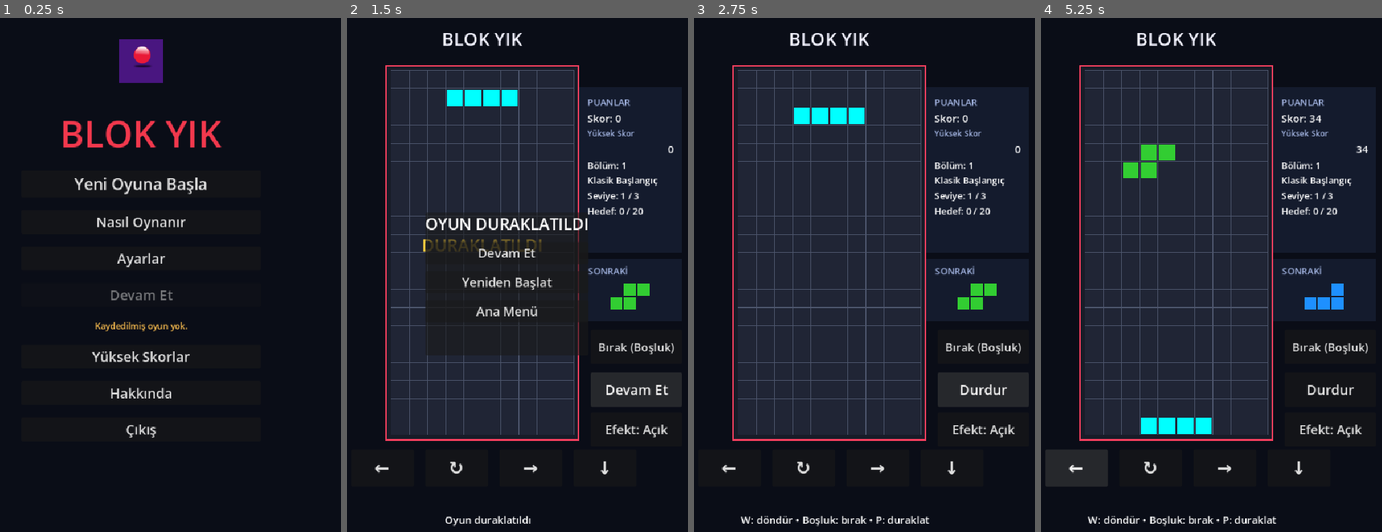
Above: before the commit, frames 1-4 (left to right).
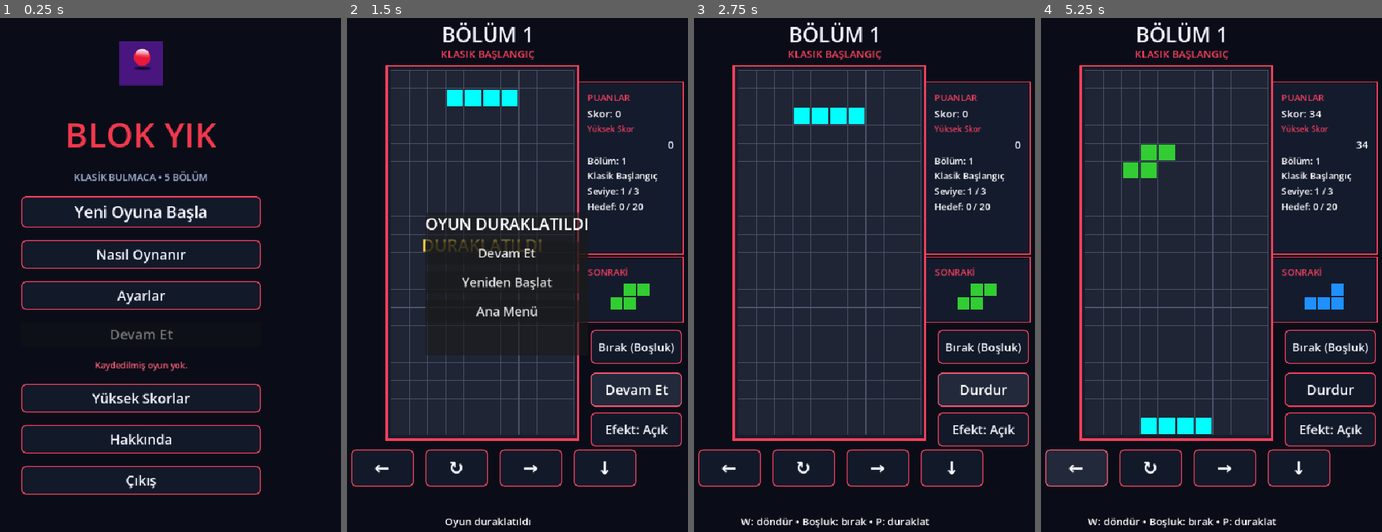
Above: after the commit, the same moments.

Repository: TTaskesen/BlokYik
Game: Godot game, scene res://scenes/AnaMenu.tscn
The game is run twice, just before and just after one commit, with the same random seed, the same clock (stepped at 60 frames per second) and the same inputs. Sound files missing from this copy of the repository are replaced by a short silence.
Inputs:
- Up to frame 1 (0.25 s): no input
- Up to frame 2 (1.5 s): click "Yeni Oyuna Başla" at 0.5 s; click "Durdur" at 1.25 s
- Up to frame 3 (2.75 s): click "Devam Et" at 2 s
- Up to frame 4 (5.25 s): click "Bırak (Boşluk)" at 2.75 s; click "Efekt: Açık" at 3.5 s; click "Efekt: Kapalı" at 4.25 s; click "←" at 5 s

The runs differ from the first frame. In frame 1, 7.9% of the frame differs, in the area x 6-77%, y 4-93%; in frame 2, 5.0%; in frame 3, 5.3%; in frame 4, 5.4%.

Commit message:
[Blok Yık] [v0.1.4] Menü ve bölüm temalarını yeniledim
Menü ve oyun ekranlarını bölüm temalarına göre yeniden stillendirdim. Android splash için Blok Yık logosunu PNG olarak ekledim. Değişken gölgeleme uyarısını temizledim ve Godot editör taramasını doğruladım.

Diff:
--- a/project.godot
+++ b/project.godot
@@ -13,6 +13,9 @@
 config/name="Blok Yık"
 run/main_scene="res://scenes/AnaMenu.tscn"
 config/features=PackedStringArray("4.7", "Mobile")
+boot_splash/bg_color=Color(0.02, 0.03, 0.08, 1)
+boot_splash/stretch_mode=0
+boot_splash/image="res://splash_logo.png"
 config/icon="res://icon.svg"
 
 [autoload]
--- a/scenes/AnaMenu.tscn
+++ b/scenes/AnaMenu.tscn
@@ -52,8 +52,15 @@
 [node name="Baslik" type="Label" parent="GuvenliAlan/IcerikKaydirici/Ortala/Panel" unique_id=1078363240]
 layout_mode = 2
 theme_override_colors/font_color = Color(0.95, 0.22, 0.3, 1)
-theme_override_font_sizes/font_size = 64
+theme_override_font_sizes/font_size = 60
 text = "BLOK YIK"
+horizontal_alignment = 1
+
+[node name="AltBaslik" type="Label" parent="GuvenliAlan/IcerikKaydirici/Ortala/Panel"]
+layout_mode = 2
+theme_override_colors/font_color = Color(0.65, 0.72, 0.9, 1)
+theme_override_font_sizes/font_size = 17
+text = "KLASİK BULMACA • 5 BÖLÜM"
 horizontal_alignment = 1
 
 [node name="Basla" type="Button" parent="GuvenliAlan/IcerikKaydirici/Ortala/Panel" unique_id=1788764221]
--- a/scenes/BlokYikOyun.tscn
+++ b/scenes/BlokYikOyun.tscn
@@ -33,19 +33,30 @@
 
 [node name="Baslik" type="Label" parent="Arayuz"]
 layout_mode = 0
-offset_left = 190.0
-offset_top = 22.0
-offset_right = 510.0
-offset_bottom = 70.0
+offset_left = 100.0
+offset_top = 12.0
+offset_right = 620.0
+offset_bottom = 62.0
 theme_override_colors/font_color = Color(0.95, 0.95, 1, 1)
-theme_override_font_sizes/font_size = 32
-text = "BLOK YIK"
+theme_override_font_sizes/font_size = 36
+text = "BÖLÜM 1"
+horizontal_alignment = 1
+
+[node name="BaslikAlt" type="Label" parent="Arayuz"]
+layout_mode = 0
+offset_left = 100.0
+offset_top = 58.0
+offset_right = 620.0
+offset_bottom = 88.0
+theme_override_colors/font_color = Color(0.956863, 0.247059, 0.368627, 1)
+theme_override_font_sizes/font_size = 18
+text = "KLASİK BAŞLANGIÇ"
 horizontal_alignment = 1
 
 [node name="BilgiPaneli" type="ColorRect" parent="Arayuz"]
 layout_mode = 0
 offset_left = 520.0
-offset_top = 130.0
+offset_top = 122.0
 offset_right = 700.0
 offset_bottom = 420.0
 color = Color(0.08, 0.11, 0.18, 1)
@@ -124,7 +135,7 @@
 [node name="SonrakiBaslik" type="Label" parent="Arayuz"]
 layout_mode = 0
 offset_left = 535.0
-offset_top = 440.0
+offset_top = 442.0
 offset_right = 685.0
 offset_bottom = 468.0
 theme_override_colors/font_color = Color(0.65, 0.72, 0.9, 1)
@@ -134,7 +145,7 @@
 [node name="Durum" type="Label" parent="Arayuz"]
 layout_mode = 0
 offset_left = 80.0
-offset_top = 875.0
+offset_top = 878.0
 offset_right = 640.0
 offset_bottom = 915.0
 theme_override_font_sizes/font_size = 18
--- a/scripts/ana_menu.gd
+++ b/scripts/ana_menu.gd
@@ -17,6 +17,7 @@
 
 func _ready() -> void:
 	kayit_yoneticisi = OyunKayitYoneticisi.new(kayit_yolu)
+	ana_menu_stilini_uygula()
 	cikis_butonu.visible = not mobil_platform_mu()
 	cikis_modalini_goster(false)
 	$CikisOnayi/Icerik/Evet.pressed.connect(_uygulamadan_cik)
@@ -26,6 +27,7 @@
 	resized.connect(ana_menu_yerlesimini_guncelle)
 	ana_menu_yerlesimini_guncelle()
 	devam_et_durumunu_guncelle()
+	queue_redraw()
 
 func _on_basla_pressed() -> void:
 	# Yeni oyun eski devam durumunu asla yanlışlıkla kullanmaz.
@@ -97,7 +99,7 @@
 	menu_paneli.custom_minimum_size.x = minf(420.0, kullanilabilir_genislik)
 	if mobil_platform_mu():
 		menu_paneli.add_theme_constant_override("separation", 14)
-		menu_paneli.get_node("Baslik").add_theme_font_size_override("font_size", 52)
+		menu_paneli.get_node("Baslik").add_theme_font_size_override("font_size", 50)
 	ortala.custom_minimum_size = Vector2(
 		kullanilabilir_genislik,
 		maxf(icerik_kaydirici.size.y, menu_paneli.get_combined_minimum_size().y)
@@ -117,6 +119,52 @@
 	cikis_onayi.set_anchors_preset(Control.PRESET_TOP_LEFT)
 	cikis_onayi.position = guvenli_dikdortgen.get_center() - onay_boyutu * 0.5
 	cikis_onayi.size = onay_boyutu
+	queue_redraw()
+
+func ana_menu_stilini_uygula() -> void:
+	var vurgu := Color("f43f5e")
+	var panel_rengi := Color("141b2d")
+	var normal := stil_kutusu(panel_rengi.darkened(0.08), vurgu, 2)
+	var hover := stil_kutusu(panel_rengi.lightened(0.08), vurgu.lightened(0.1), 2)
+	var basili := stil_kutusu(panel_rengi.lightened(0.16), vurgu, 3)
+	for buton in [
+		$GuvenliAlan/IcerikKaydirici/Ortala/Panel/Basla,
+		$GuvenliAlan/IcerikKaydirici/Ortala/Panel/NasilOynanir,
+		$GuvenliAlan/IcerikKaydirici/Ortala/Panel/Ayarlar,
+		$GuvenliAlan/IcerikKaydirici/Ortala/Panel/DevamEt,
+		$GuvenliAlan/IcerikKaydirici/Ortala/Panel/YuksekSkorlar,
+		$GuvenliAlan/IcerikKaydirici/Ortala/Panel/Hakkinda,
+		$GuvenliAlan/IcerikKaydirici/Ortala/Panel/Cikis,
+		$CikisOnayi/Icerik/Evet,
+		$CikisOnayi/Icerik/Vazgec,
+	]:
+		buton.add_theme_stylebox_override("normal", normal)
+		buton.add_theme_stylebox_override("hover", hover)
+		buton.add_theme_stylebox_override("pressed", basili)
+		buton.add_theme_stylebox_override("focus", basili)
+		buton.add_theme_color_override("font_color", Color("f5f7ff"))
+		buton.add_theme_color_override("font_hover_color", Color("ffffff"))
+	$GuvenliAlan/IcerikKaydirici/Ortala/Panel/KayitDurumu.add_theme_color_override("font_color", vurgu.lightened(0.15))
+	$GuvenliAlan/IcerikKaydirici/Ortala/Panel/AltBaslik.add_theme_color_override("font_color", Color("a6b4d9"))
+
+func stil_kutusu(arka_plan: Color, kenar: Color, kenar_genisligi: int) -> StyleBoxFlat:
+	var stil := StyleBoxFlat.new()
+	stil.bg_color = arka_plan
+	stil.border_color = kenar
+	stil.set_border_width_all(kenar_genisligi)
+	stil.set_corner_radius_all(8)
+	stil.content_margin_left = 14.0
+	stil.content_margin_right = 14.0
+	stil.content_margin_top = 8.0
+	stil.content_margin_bottom = 8.0
+	return stil
+
+func _draw() -> void:
+	if not is_instance_valid(menu_paneli) or menu_paneli.size == Vector2.ZERO:
+		return
+	var panel_rect := menu_paneli.get_global_rect().grow(18.0)
+	draw_rect(panel_rect, Color(0.078, 0.106, 0.176, 0.92), true)
+	draw_rect(panel_rect, Color("f43f5e"), false, 2.0)
 
 func _guvenli_alan_bosluklarini_guncelle() -> void:
 	var sol := 24.0
--- a/scripts/atomik_dosya_yardimcisi.gd
+++ b/scripts/atomik_dosya_yardimcisi.gd
@@ -48,13 +48,13 @@
 		return hedef
 	var yedek := yedek_yol(hedef)
 	if bool(dogrulayici.call(yedek)):
-		var gecici := gecici_yol(hedef)
-		if not DirAccess.dir_exists_absolute(gecici):
-			_dosyayi_sil(gecici)
-			if dosyayi_kopyala(yedek, gecici) and bool(dogrulayici.call(gecici)) and dosyayi_degistir(gecici, hedef) and bool(dogrulayici.call(hedef)):
+		var yedekten_gecici := gecici_yol(hedef)
+		if not DirAccess.dir_exists_absolute(yedekten_gecici):
+			_dosyayi_sil(yedekten_gecici)
+			if dosyayi_kopyala(yedek, yedekten_gecici) and bool(dogrulayici.call(yedekten_gecici)) and dosyayi_degistir(yedekten_gecici, hedef) and bool(dogrulayici.call(hedef)):
 				gecici_artiklari_temizle(hedef)
 				return hedef
-			_dosyayi_sil(gecici)
+			_dosyayi_sil(yedekten_gecici)
 		return yedek
 	var gecici := gecici_yol(hedef)
 	if bool(dogrulayici.call(gecici)) and dosyayi_degistir(gecici, hedef) and bool(dogrulayici.call(hedef)):
--- a/scripts/blok_yik_oyun_sahnesi.gd
+++ b/scripts/blok_yik_oyun_sahnesi.gd
@@ -39,6 +39,8 @@
 @onready var bolum_etiketi: Label = $Arayuz/BilgiPaneli/Kenar/Icerik/Bolum
 @onready var alt_seviye_etiketi: Label = $Arayuz/BilgiPaneli/Kenar/Icerik/AltSeviye
 @onready var satir_etiketi: Label = $Arayuz/BilgiPaneli/Kenar/Icerik/Satir
+@onready var baslik_etiketi: Label = $Arayuz/Baslik
+@onready var baslik_alt_etiketi: Label = $Arayuz/BaslikAlt
 @onready var durum_etiketi: Label = $Arayuz/Durum
 @onready var oyun_bitti_paneli: PanelContainer = $Arayuz/OyunBitti
 @onready var duraklatma_etiketi: Label = $Arayuz/Duraklatildi
@@ -251,6 +253,8 @@
 		oyunu_kaydet()
 
 func arayuzu_guncelle() -> void:
+	baslik_etiketi.text = "BÖLÜM %d" % skor_yoneticisi.ana_level
+	baslik_alt_etiketi.text = guncel_level_adi.to_upper()
 	skor_etiketi.text = "Skor: %d" % skor_yoneticisi.skor
 	yuksek_skor_etiketi.text = str(skor_yoneticisi.yuksek_skor)
 	bolum_etiketi.text = "Bölüm: %d\n%s" % [skor_yoneticisi.ana_level, guncel_level_adi]
@@ -319,9 +323,38 @@
 	$ArkaPlan.color = ayar.arka_plan
 	$Arayuz/BilgiPaneli.color = ayar.panel
 	$Arayuz/SonrakiPaneli.color = ayar.panel
+	arayuz_stilini_uygula()
 	seviye_gecis_etiketi.add_theme_color_override("font_color", tema_vurgu_rengi)
 	arayuzu_guncelle()
 	queue_redraw()
+
+func arayuz_stilini_uygula() -> void:
+	baslik_alt_etiketi.add_theme_color_override("font_color", tema_vurgu_rengi)
+	$Arayuz/BilgiPaneli/Kenar/Icerik/Puanlar.add_theme_color_override("font_color", tema_vurgu_rengi)
+	$Arayuz/BilgiPaneli/Kenar/Icerik/YuksekSkorBaslik.add_theme_color_override("font_color", tema_vurgu_rengi)
+	$Arayuz/SonrakiBaslik.add_theme_color_override("font_color", tema_vurgu_rengi)
+	var normal := stil_kutusu($Arayuz/BilgiPaneli.color.darkened(0.08), tema_vurgu_rengi, 2)
+	var hover := stil_kutusu($Arayuz/BilgiPaneli.color.lightened(0.06), tema_vurgu_rengi.lightened(0.12), 2)
+	var basili := stil_kutusu($Arayuz/BilgiPaneli.color.lightened(0.12), tema_vurgu_rengi, 3)
+	for buton in [$Arayuz/Sol, $Arayuz/Dondur, $Arayuz/Sag, $Arayuz/Asagi, $Arayuz/Birak, $Arayuz/Duraklat, $Arayuz/SesToggle]:
+		buton.add_theme_stylebox_override("normal", normal)
+		buton.add_theme_stylebox_override("hover", hover)
+		buton.add_theme_stylebox_override("pressed", basili)
+		buton.add_theme_stylebox_override("focus", basili)
+		buton.add_theme_color_override("font_color", Color("f5f7ff"))
+		buton.add_theme_color_override("font_hover_color", Color("ffffff"))
+
+func stil_kutusu(arka_plan: Color, kenar: Color, kenar_genisligi: int) -> StyleBoxFlat:
+	var stil := StyleBoxFlat.new()
+	stil.bg_color = arka_plan
+	stil.border_color = kenar
+	stil.set_border_width_all(kenar_genisligi)
+	stil.set_corner_radius_all(8)
+	stil.content_margin_left = 10.0
+	stil.content_margin_right = 10.0
+	stil.content_margin_top = 6.0
+	stil.content_margin_bottom = 6.0
+	return stil
 
 func oyunu_sonlandir(tamamlandi_mi: bool) -> void:
 	oyun_aktif = false
@@ -389,9 +422,12 @@
 	var konum := tahta_konumu()
 	var blok_boyutu := guncel_blok_boyutu()
 	var tahta_alani := Rect2(konum - Vector2(8, 8) * _yerlesim_olcegi, Vector2(tahta.genislik * blok_boyutu + 16.0 * _yerlesim_olcegi, tahta.yukseklik * blok_boyutu + 16.0 * _yerlesim_olcegi))
+	for panel in [$Arayuz/BilgiPaneli, $Arayuz/SonrakiPaneli]:
+		var panel_rect: Rect2 = panel.get_global_rect()
+		draw_rect(panel_rect.grow(2.0 * _yerlesim_olcegi), tema_vurgu_rengi, false, 2.0 * _yerlesim_olcegi)
 	if not tahta.ozel_izgara_mi():
 		draw_rect(tahta_alani, tema_tahta_rengi.darkened(0.25), true)
-		draw_rect(tahta_alani, tema_vurgu_rengi, false, 3.0 * _yerlesim_olcegi)
+		draw_rect(tahta_alani, tema_vurgu_rengi, false, 4.0 * _yerlesim_olcegi)
 	for y in tahta.yukseklik:
 		for x in tahta.genislik:
 			if not tahta.hucre_aktif_mi(Vector2i(x, y)):
Binary file added: splash_logo.png
